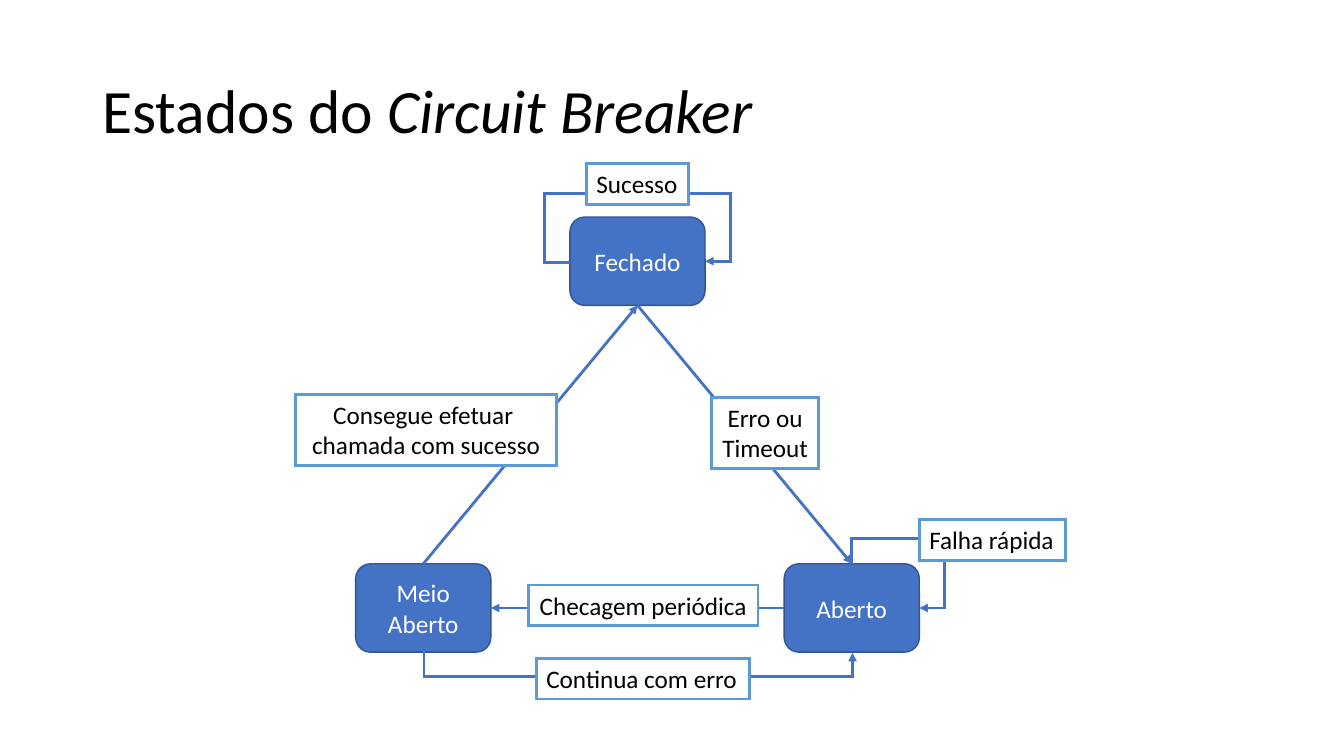
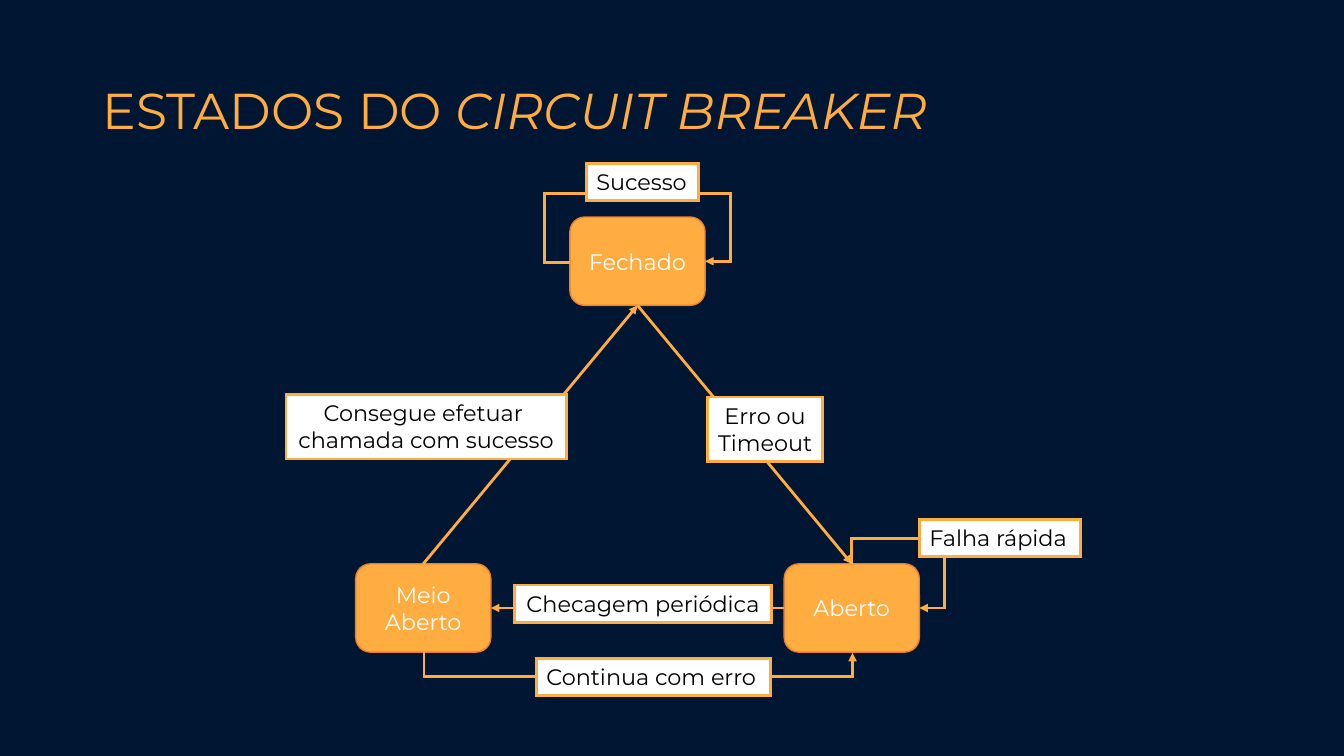
Before and after one commit to renan-meireles/circuitbreaker-sample, a slide deck: slide 6 of circuit breaker.pptx. Drawn at 1344x756 pixels with LibreOffice and Linux fonts; fonts in the diff are those of the drawing. Boxes give left, top, right and bottom in pixels: in the first picture for what was removed or moved away, otherwise in the second. Text is boxed around its words. In the diff, an @@ line names an element or a change of style, - is before the commit and + after.

Commit message:
feat(circuitbreaker-sample): Atualização slide apresentação
Atualização no slide de apresentação

```diff
--- a/circuit breaker.pptx
+++ b/circuit breaker.pptx
@@ background #FFFFFF to #001633 @@
@@ title at [102, 93, 927, 130]: text changed; size 44 to 36 pt; font Calibri to Montserrat; text colour #000000 to #FFAC40 @@
-Estados do Circuit Breaker
+ESTADOS DO CIRCUIT BREAKER
@@ rectangle "Sucesso": place and size @@
-rectangle "Sucesso" at [587, 163, 689, 204]
+rectangle "Sucesso" at [587, 163, 699, 201]
@@ elbow arrow (570, 263) - (706, 261): stroke #4472C4 2 pt to #FFAC40 2 pt @@
@@ size 18 to 16 pt, font Calibri to Montserrat; fill #4472C4 to #FFAC40; outline #325491 1 pt to #ED7D31 1 pt in 3 elements at [784, 564, 920, 652], [356, 564, 491, 652], [570, 217, 705, 306] @@
@@ arrow (423, 564) - (637, 306): stroke #4472C4 2 pt to #FFAC40 2 pt @@
@@ arrow (637, 306) - (852, 564): stroke #4472C4 2 pt to #FFAC40 2 pt @@
@@ rectangle "Consegue efetuar": place and size @@
-rectangle "Consegue efetuar" at [295, 394, 557, 466]
+rectangle "Consegue efetuar" at [286, 394, 567, 459]
@@ rectangle "Erro ou": place and size @@
-rectangle "Erro ou" at [712, 397, 819, 469]
+rectangle "Erro ou" at [708, 397, 824, 462]
@@ elbow arrow (852, 564) - (920, 608): stroke #4472C4 2 pt to #FFAC40 2 pt @@
@@ rectangle "Falha rápida": place and size @@
-rectangle "Falha rápida" at [920, 520, 1066, 561]
+rectangle "Falha rápida" at [920, 520, 1081, 558]
@@ rectangle "Checagem periódica": place and size @@
-rectangle "Checagem periódica" at [528, 585, 758, 625]
+rectangle "Checagem periódica" at [515, 585, 772, 622]
@@ arrow (784, 608) - (491, 608): stroke #4472C4 2 pt to #FFAC40 2 pt @@
@@ elbow arrow (424, 651) - (853, 653): stroke #4472C4 2 pt to #FFAC40 2 pt @@
@@ size 18 to 16 pt, font Calibri to Montserrat; outline #5B9BD5 2 pt to #FFAC40 2 pt in 6 elements at [286, 394, 567, 459], [708, 397, 824, 462], [587, 163, 699, 201], [515, 585, 772, 622], [920, 520, 1081, 558], [536, 658, 770, 696] @@
@@ rectangle "Continua com erro": place and size @@
-rectangle "Continua com erro" at [536, 658, 750, 699]
+rectangle "Continua com erro" at [536, 658, 770, 696]
```
Also in this commit, not shown: 11 other slides changed, 1 slide added.
